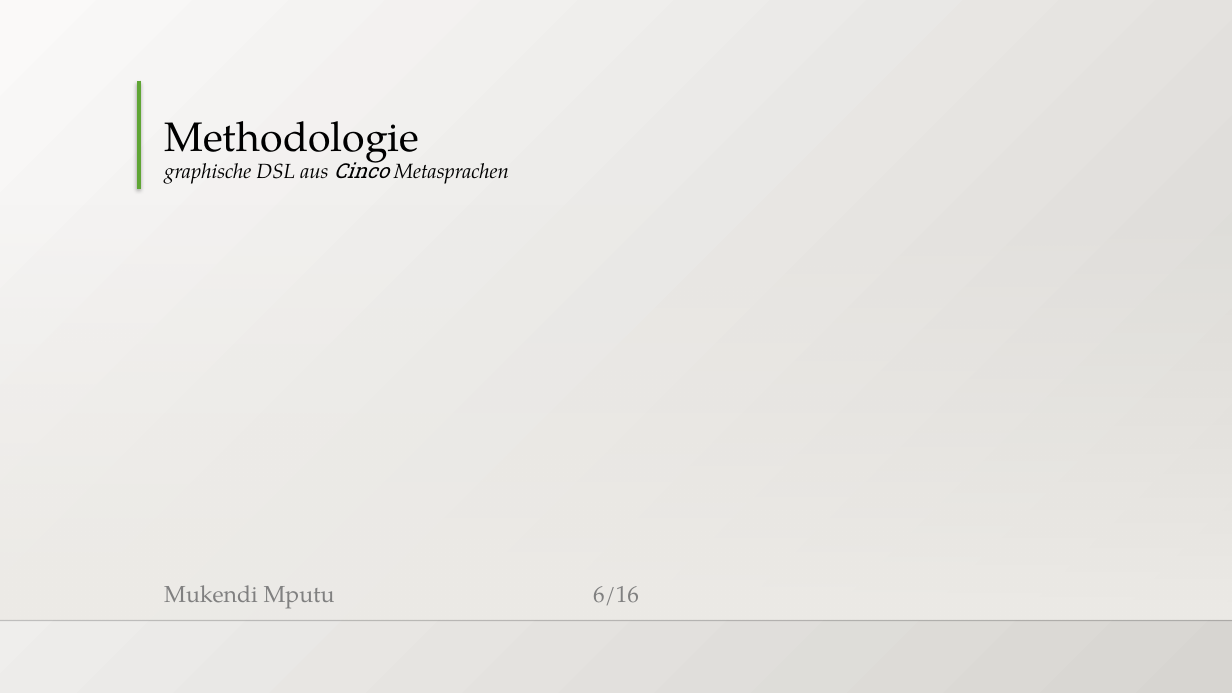
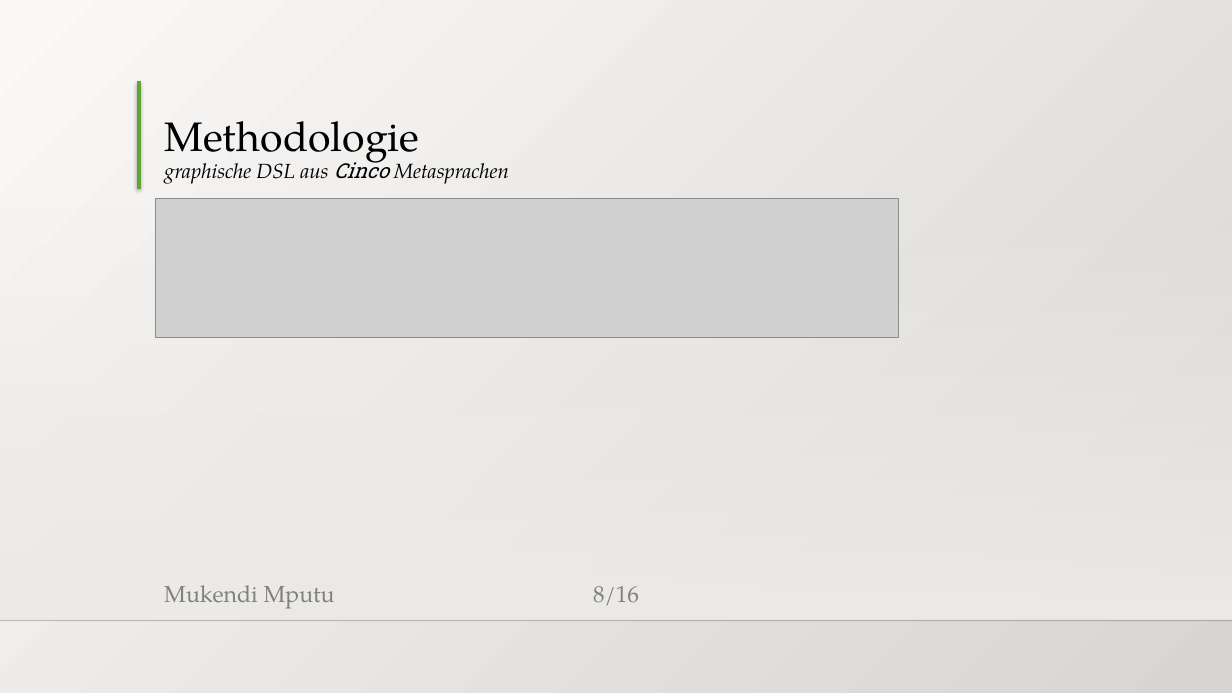
Before and after one commit to MukendiMputu/BachelorThesis, a slide deck: slide 8 of Abschlussvortrag.pptx (slide 6 before the commit). Drawn at 1232x693 pixels with LibreOffice and Linux fonts; fonts in the diff are those of the drawing; grey boxes stand for pictures; background and template pictures are left out. Boxes give left, top, right and bottom in pixels: in the first picture for what was removed or moved away, otherwise in the second. Text is boxed around its words. In the diff, an @@ line names an element or a change of style, - is before the commit and + after.

```diff
--- a/Abschlussvortrag.pptx
+++ b/Abschlussvortrag.pptx
@@ picture added at box(155, 199, 898, 337) @@
@@ page number at box(593, 586, 639, 605): text changed @@
-6/16
+8/16
```
Also in this commit, not shown: 2 other slides changed, 4 slides added, 2 slides removed.
